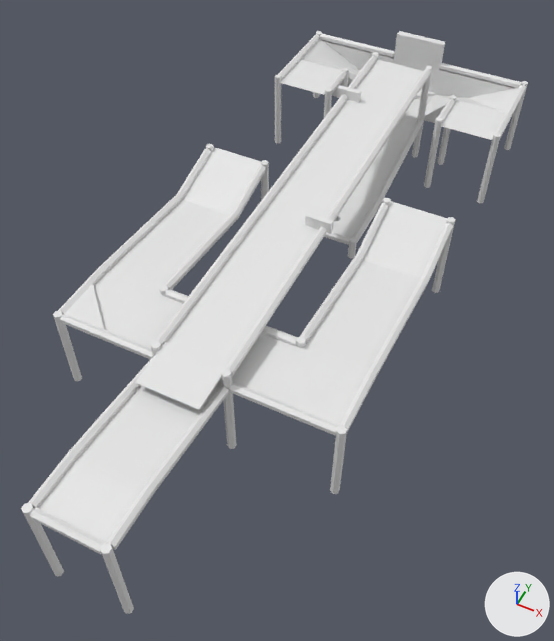
Before and after pictures for a commit that changed the Blender file .blends/course2.blend.
One viewpoint serves both versions: a 50 mm camera at (14.9, -14.4, 31.1) aimed at (0.5, 14.3, -4.8). The lights are fixed; the arrows at lower right show +X, +Y and +Z.

Before the edit, the objects in view are built like this:
```python
ob_cube_002 = bpy.data.objects.new('Cube.002', me_cube)
ob_cube_002.location = (-0.2, 6.23, 0.28)
ob_cube_006 = bpy.data.objects.new('Cube.006', me_cube_007)
ob_cube_006.location = (-1.99, 30.61, 1.44)
ob_cube_006.rotation_euler = (0.0175, 0.0, 0.0)  # degrees (1, 0, 0)
ob_cube_006.scale = (0.839, 0.181, 0.384)
ob_cylinder_006 = bpy.data.objects.new('Cylinder.006', me_cylinder_069)
ob_cylinder_006.location = (-2.25, 7.84, 0.29)
ob_cylinder_006.rotation_euler = (1.571, 0.0, 0.0)  # degrees (90, 0, 0)
ob_cylinder_006.scale = (-0.263, -0.263, 0.945)
ob_cylinder_019 = bpy.data.objects.new('Cylinder.019', me_cylinder_025)
ob_cylinder_019.location = (1.95, 7.84, 0.29)
ob_cylinder_019.rotation_euler = (1.571, 0.0, 0.0)  # degrees (90, 0, 0)
ob_cylinder_019.scale = (-0.263, -0.263, 0.945)
ob_cylinder_025 = bpy.data.objects.new('Cylinder.025', me_cylinder_032)
ob_cylinder_025.location = (8.31, 5.75, -0.55)
ob_cylinder_025.rotation_euler = (3.142, 0.0, 0.0)  # degrees (180, 0, 0)
ob_cylinder_025.scale = (-0.263, -0.263, 0.945)
ob_plane_005 = bpy.data.objects.new('Plane.005', me_plane_005)
ob_plane_005.location = (-1.0, 7.23, 0.19)
# also in view: 'Cylinder.020' at (1.9, 5.7, -2.8); 'Cylinder.001' at (-2.2, -2.9, 0.2); 'Cube.008' at (6.7, 7.3, -0.5); 'Cylinder.021' at (-0.1, -4.6, 0.2); 'Cylinder.036' at (1.9, -2.9, 0.2)
```
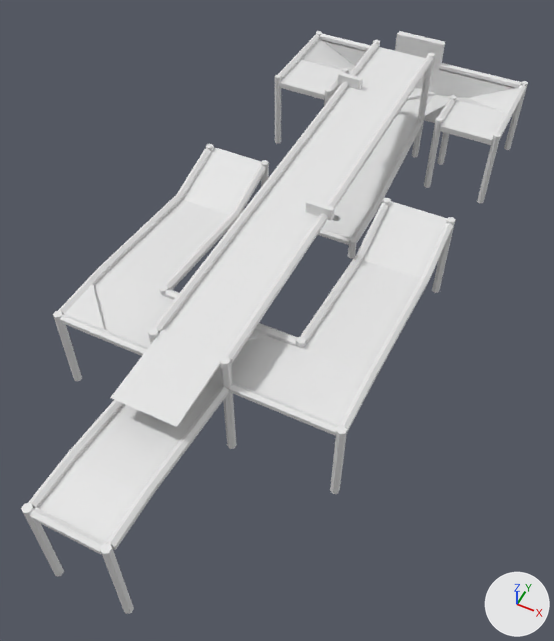
What differs and where, as boxes [x1, y1, x2, y2] in the pictures (554 x 641 px):
'Cube.002', moved, rescaled (26% wider, 43% taller): before [135, 342, 226, 410]; after [110, 329, 225, 427]
'Cylinder.006', moved: before [155, 56, 378, 346]; after [153, 43, 379, 333]
'Cylinder.019', moved: before [225, 69, 431, 376]; after [224, 56, 433, 363]
'Cube.006', moved: before [337, 85, 362, 103]; after [338, 72, 363, 90]
part 1 of me_plane_005, rebuilt: before [166, 60, 424, 367]; after [164, 47, 426, 354]
part 2 of me_plane_005, added: after [279, 83, 492, 210]

The edits, one by one:
me_plane_005 is used by ob_plane_005; location (-1.0, 7.23, 0.19).
me_plane_005 had 64 vertices, 40 faces and spanned x -7.5..9.1, y -11.6..33.0, z -5.1..1.1.
me_plane_005 now has 118 vertices, 102 faces and spans x -7.5..9.1, y -11.6..33.0, z -5.2..2.1.
me_plane_005 part 1: the loose piece of 4 vertices spanning x -1.0..2.7, y -1.0..28.9, z 0.0..1.1 is rebuilt with 8 vertices and now spans x -1.0..2.7, y -1.0..28.9, z 0.9..2.1.
me_plane_005 part 2: 50 vertices added at x -7.5..9.1, y -11.6..33.0, z -5.2..-0.2.
Object 'Cube.002' (ob_cube_002) moves from (-0.2, 6.23, 0.28) to (-0.2, 6.23, 1.29).
Object 'Cube.002' (ob_cube_002) is rescaled from (1.0, 1.0, 1.0) to (1.0, 1.66, 1.0).
Object 'Cube.006' (ob_cube_006) moves from (-1.99, 30.61, 1.44) to (-1.99, 30.61, 2.45).
Object 'Cylinder.019' (ob_cylinder_019) moves from (1.95, 7.84, 0.29) to (1.95, 7.84, 1.3).
Object 'Cylinder.006' (ob_cylinder_006) moves from (-2.25, 7.84, 0.29) to (-2.25, 7.84, 1.3).
